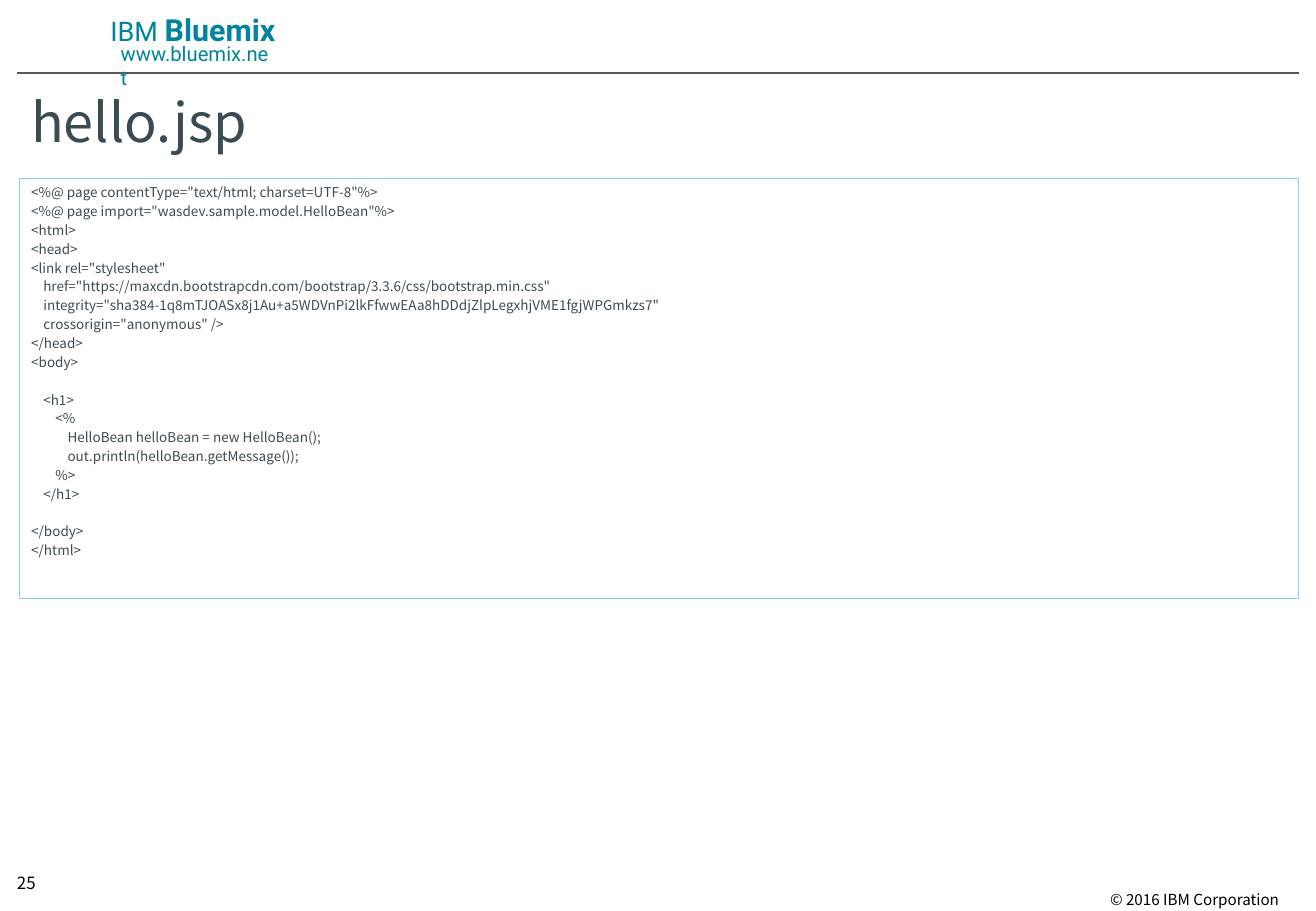
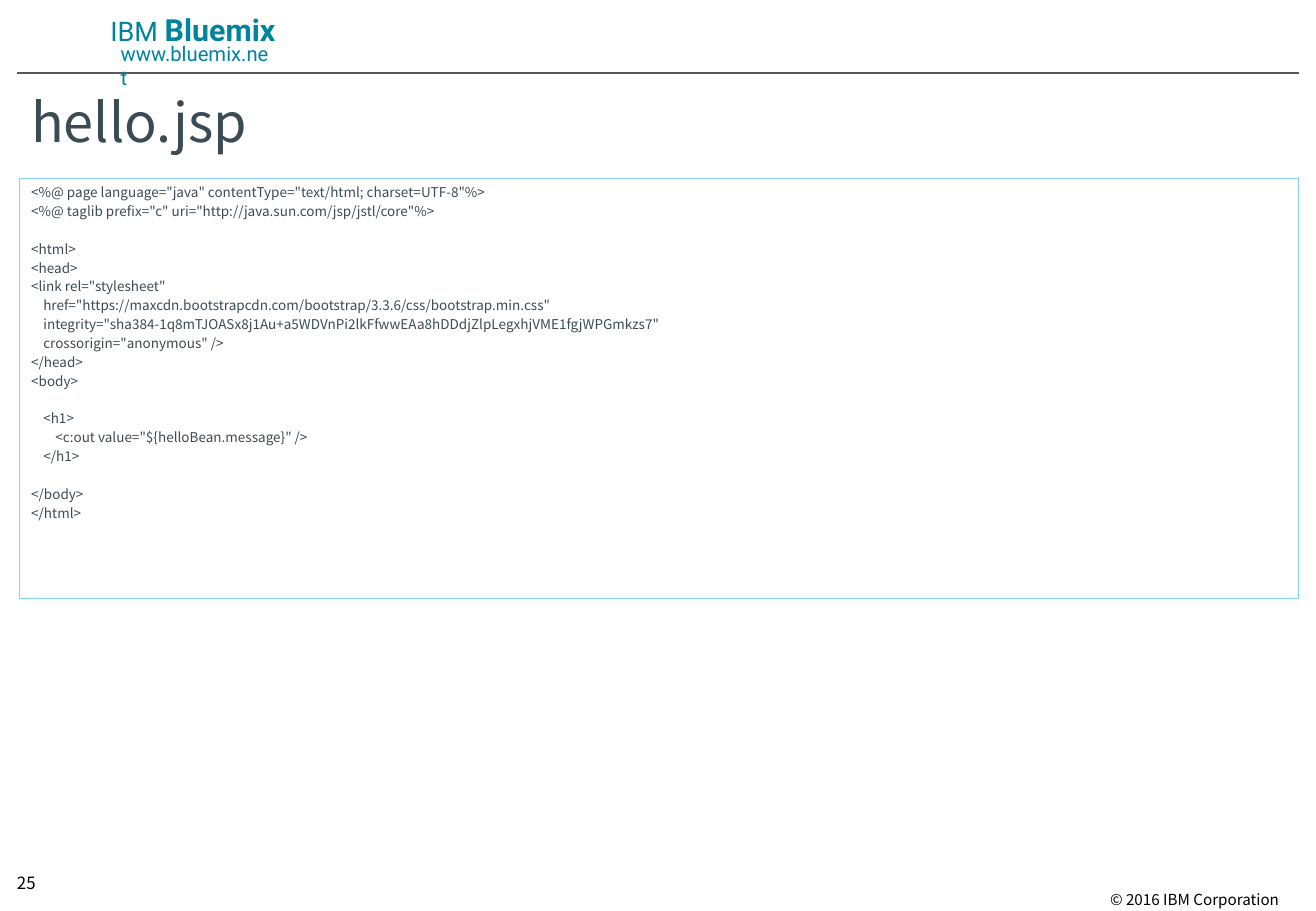
Before and after one commit to ippei0605/hello-java, a slide deck: slide 25 of doc/IBM Bluemix DevOps Services で Javaの Web アプリを開発する.pptx. Drawn at 1316x911 pixels with LibreOffice and Linux fonts; fonts in the diff are those of the drawing; background and template pictures are left out. Boxes give left, top, right and bottom in pixels: in the first picture for what was removed or moved away, otherwise in the second. Text is boxed around its words. In the diff, an @@ line names an element or a change of style, - is before the commit and + after.

```diff
--- a/doc/IBM Bluemix DevOps Services で Javaの Web アプリを開発する.pptx
+++ b/doc/IBM Bluemix DevOps Services で Javaの Web アプリを開発する.pptx
@@ text at (67, 186, 485, 220): text changed @@
-<%@ page contentType="text/html; charset=UTF-8"%>
-<%@ page import="wasdev.sample.model.HelloBean"%>
+<%@ page language="java" contentType="text/html; charset=UTF-8"%>
+<%@ taglib prefix="c" uri="http://java.sun.com/jsp/jstl/core"%>
@@ text at (55, 430, 292, 446): text changed @@
-<%
-HelloBean helloBean = new HelloBean();
-out.println(helloBean.getMessage());
-%>
+<c:out value="${helloBean.message}" />
```
Also in this commit, not shown: 1 other slide changed.
